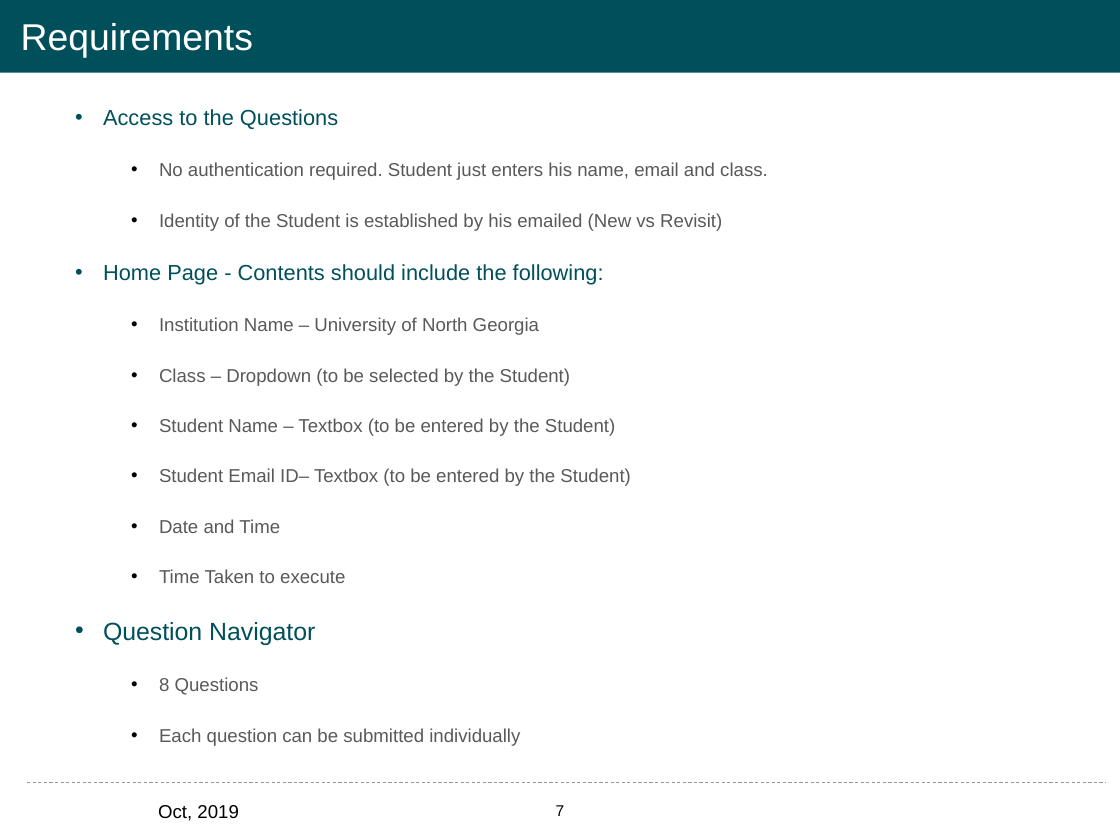
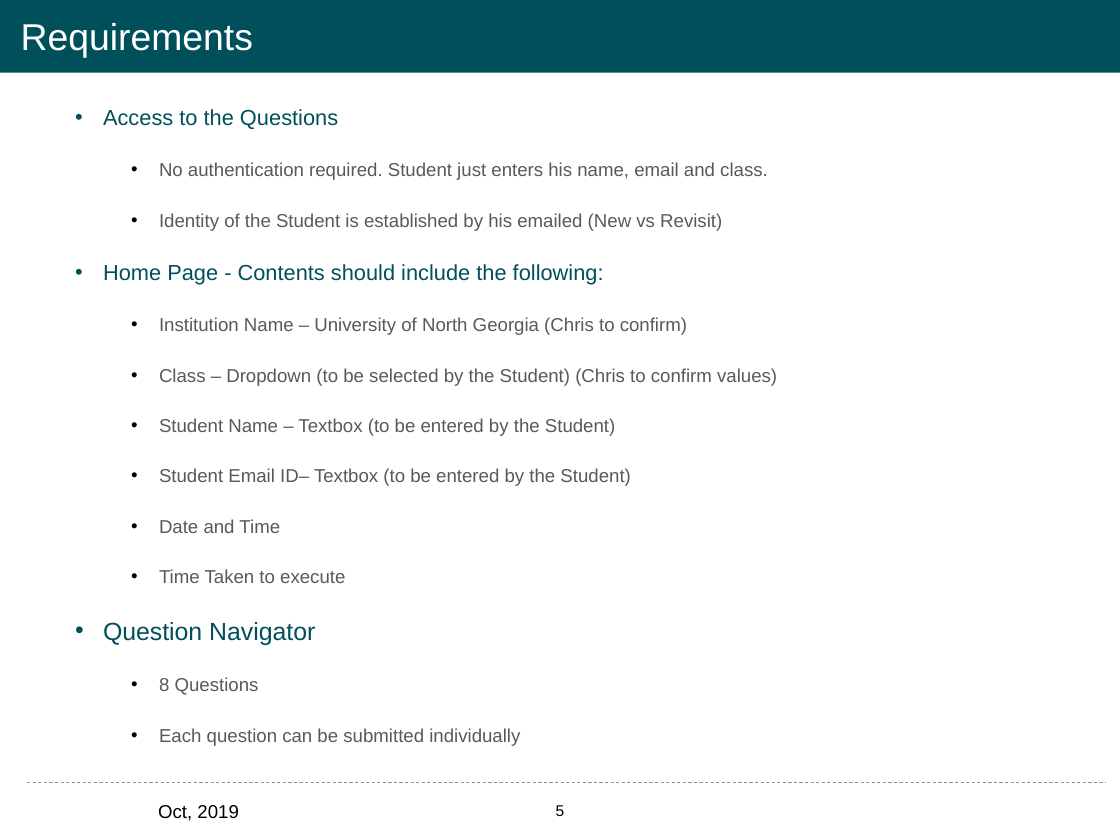
Before and after one commit to leonardodls/product-introduction-financial-accounting, a slide deck: slide 5 of assets/public/Documents/Class Trial/Documents/Class Trial - Specifications.pptx (slide 7 before the commit). Drawn at 1120x840 pixels with LibreOffice and Linux fonts; fonts in the diff are those of the drawing; background and template pictures are left out. Boxes give left, top, right and bottom in pixels: in the first picture for what was removed or moved away, otherwise in the second. Text is boxed around its words. In the diff, an @@ line names an element or a change of style, - is before the commit and + after.

```diff
--- a/assets/public/Documents/Class Trial/Documents/Class Trial - Specifications.pptx
+++ b/assets/public/Documents/Class Trial/Documents/Class Trial - Specifications.pptx
@@ text at [159,317,777,386]: text changed @@
-  • Institution Name – University of North Georgia
-  • Class – Dropdown (to be selected by the Student)
+  • Institution Name – University of North Georgia (Chris to confirm)
+  • Class – Dropdown (to be selected by the Student) (Chris to confirm values)
@@ page number at [556,805,565,816]: text changed @@
-7
+5
```
Also in this commit, not shown: 4 other slides changed, 4 slides added, 20 other files.
